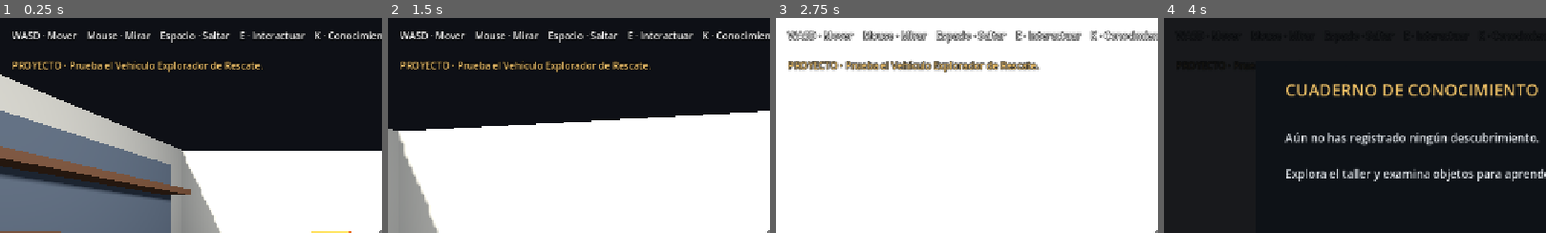
Above: before the commit, frames 1-4 (left to right).
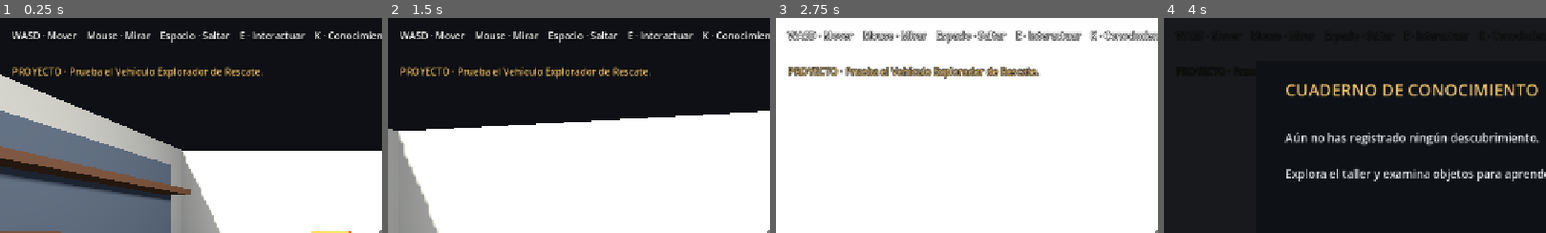
Above: after the commit, the same moments.

Repository: IDozy/starlightlegacy
Game: Godot game, scene res://scenes/main/main.tscn
Same seed, same stepped clock (60 frames per second), same inputs: the game is played once before the commit and once after it.
Inputs (mouse positions are % of the whole screen's width and height, from its top left):
- Up to frame 1 (0.25 s): no input
- Up to frame 2 (1.5 s): tap Enter at 0.5, 1.35 s; move the mouse to (55, 50) at 0.52 s; hold W from 0.53 s (still down); tap E at 0.6 s; click (55, 50) at 0.67 s; tap Space at 0.77 s; move the mouse to (45, 50) at 1.27 s
- Up to frame 3 (2.75 s): keep holding W; tap Space at 1.52 s; move the mouse to (52, 48) at 2.02 s; tap Z at 2.1 s
- Up to frame 4 (4 s): keep holding W; tap Space at 2.75, 3.02, 3.77 s; move the mouse to (49, 52) at 2.77 s; tap K at 2.85 s; click (49, 52) at 2.92 s; tap Enter at 3.5 s; move the mouse to (57, 51) at 3.52 s; tap E at 3.6 s
The pictures show only the part of the screen within x 0-50%, y 0-50%; the shares and areas given below are measured in that part.

The runs differ from the first frame. In frame 1, 2.8% of the frame differs, in the area x 3-69%, y 20-29%; in frame 2, 2.8%; in frame 3, 4.1%, in the area x 3-70%, y 20-29%; in frame 4, less than 0.1%.

Commit message:
ui: separate project objective from controls

Diff:
--- a/scenes/main/main.tscn
+++ b/scenes/main/main.tscn
@@ -35,9 +35,9 @@
 
 [node name="ProjectObjective" type="Label" parent="HUD"]
 offset_left = 20.0
-offset_top = 68.0
+offset_top = 78.0
 offset_right = 720.0
-offset_bottom = 108.0
+offset_bottom = 118.0
 text = "PROYECTO · Prueba el Vehículo Explorador de Rescate."
 theme_override_font_sizes/font_size = 16
 theme_override_colors/font_color = Color(0.94, 0.76, 0.42, 1)
